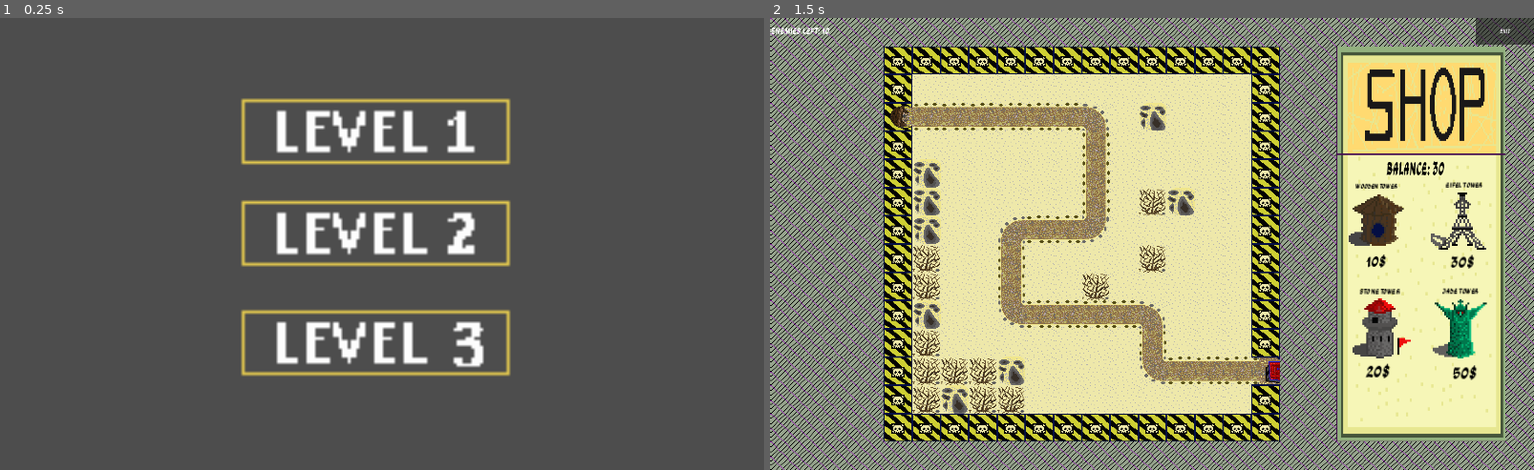
Above: before the commit, frames 1-2 (left to right).
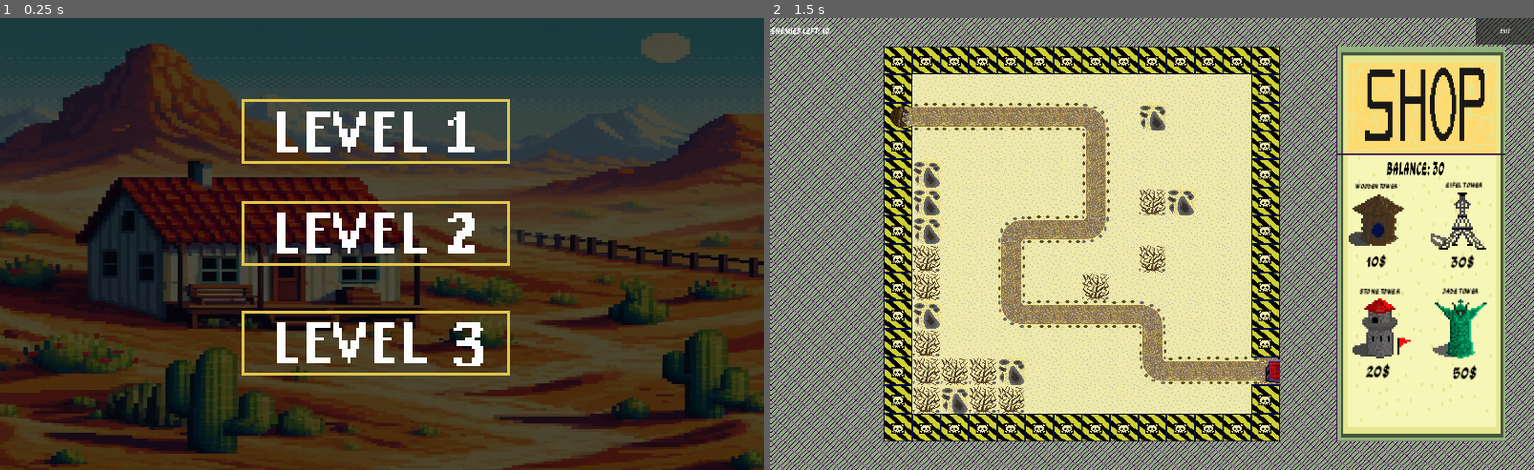
Above: after the commit, the same moments.

Repository: viselogya/FAMCS_TD_GAME_GODOT
Game: Godot game, scene res://Levels_menu.tscn
The game is run twice, just before and just after one commit, with the same random seed, the same clock (stepped at 60 frames per second) and the same inputs. This scene is started directly instead of the project's main scene. Sound files missing from this copy of the repository are replaced by a short silence.
Inputs (mouse positions are in pixels of both pictures, inside the frame that each line leads up to):
- Up to frame 1 (0.25 s): no input
- Up to frame 2 (1.5 s): click (1144, 131) at 0.5 s; tap Enter at 1.25 s; move the mouse to (1320, 221) at 1.27 s; click (1320, 221) at 1.42 s

The runs differ from the first frame. In frame 1, 93% of the frame differs, in the area x 0-100%, y 0-100%; in frame 2, nothing differs.

Commit message:
работающая версия

Diff:
--- a/Levels_menu.tscn
+++ b/Levels_menu.tscn
@@ -13,13 +13,13 @@
 script = ExtResource("1_t8o1s")
 
 [node name="Sprite2D" type="Sprite2D" parent="."]
-visible = false
 material = SubResource("CanvasItemMaterial_iusug")
 position = Vector2(648, 384)
 scale = Vector2(1.26563, 0.75)
 texture = ExtResource("2_7t7yl")
 
 [node name="Sprite2D2" type="Sprite2D" parent="."]
+texture_filter = 5
 position = Vector2(634, 243)
 scale = Vector2(5, 5)
 texture = ExtResource("3_0x5r0")
@@ -32,11 +32,13 @@
 flat = true
 
 [node name="Sprite2D3" type="Sprite2D" parent="."]
+texture_filter = 5
 position = Vector2(634, 416)
 scale = Vector2(5, 5)
 texture = ExtResource("4_cg60e")
 
 [node name="Sprite2D4" type="Sprite2D" parent="."]
+texture_filter = 5
 position = Vector2(634, 602)
 scale = Vector2(5, 5)
 texture = ExtResource("5_4ci3s")
--- /dev/null
+++ b/Towers/jade_tower.gd
@@ -0,0 +1,13 @@
+extends Tower
+
+
+# Called when the node enters the scene tree for the first time.
+func _ready():
+	super._ready()
+
+
+func get_bullet_scene_path():
+	return "res://Towers/wooden_bullet.tscn"
+
+func get_type_of_tower():
+	return "jade_tower"
--- /dev/null
+++ b/Towers/jade_tower.tscn
@@ -0,0 +1,65 @@
+[gd_scene load_steps=8 format=3 uid="uid://cvqt6woaxmgam"]
+
+[ext_resource type="Texture2D" uid="uid://d08psifcqp40y" path="res://Towers/jade_tower/10.png" id="1_dolqd"]
+[ext_resource type="Script" path="res://Towers/jade_tower.gd" id="1_tnr4y"]
+[ext_resource type="Texture2D" uid="uid://d2h8cnj25ric1" path="res://Towers/jade_tower/10.1.png" id="2_7rt8i"]
+[ext_resource type="PackedScene" uid="uid://dkliv62b0lxb" path="res://upgrade_menu.tscn" id="3_c2cjb"]
+
+[sub_resource type="SpriteFrames" id="SpriteFrames_rssqh"]
+animations = [{
+"frames": [{
+"duration": 1.0,
+"texture": ExtResource("1_dolqd")
+}],
+"loop": true,
+"name": &"active",
+"speed": 5.0
+}, {
+"frames": [{
+"duration": 1.0,
+"texture": ExtResource("2_7rt8i")
+}],
+"loop": true,
+"name": &"passive",
+"speed": 5.0
+}]
+
+[sub_resource type="CircleShape2D" id="CircleShape2D_7g18t"]
+radius = 300.0
+
+[sub_resource type="RectangleShape2D" id="RectangleShape2D_xohco"]
+size = Vector2(96, 96)
+
+[node name="jade_tower" type="Node2D"]
+script = ExtResource("1_tnr4y")
+
+[node name="bullet" type="Node2D" parent="."]
+
+[node name="LaserRay" type="RayCast2D" parent="bullet"]
+
+[node name="LaserLine" type="Line2D" parent="bullet"]
+
+[node name="AnimatedSprite2D" type="AnimatedSprite2D" parent="."]
+position = Vector2(48, 48)
+sprite_frames = SubResource("SpriteFrames_rssqh")
+animation = &"passive"
+autoplay = "active"
+
+[node name="visibility_radius" type="Area2D" parent="AnimatedSprite2D"]
+collision_layer = 2
+collision_mask = 4
+
+[node name="CollisionShape2D" type="CollisionShape2D" parent="AnimatedSprite2D/visibility_radius"]
+shape = SubResource("CircleShape2D_7g18t")
+
+[node name="reload_timer" type="Timer" parent="."]
+
+[node name="upgrade_menu" parent="." instance=ExtResource("3_c2cjb")]
+
+[node name="upgrade_menu_button" type="TouchScreenButton" parent="."]
+position = Vector2(48, 48)
+shape = SubResource("RectangleShape2D_xohco")
+
+[connection signal="area_entered" from="AnimatedSprite2D/visibility_radius" to="." method="_on_visibility_radius_area_entered"]
+[connection signal="area_exited" from="AnimatedSprite2D/visibility_radius" to="." method="_on_visibility_radius_area_exited"]
+[connection signal="timeout" from="reload_timer" to="." method="_on_reload_timer_timeout"]
--- a/project.godot
+++ b/project.godot
@@ -23,6 +23,7 @@
 
 window/size/viewport_width=1296
 window/size/viewport_height=768
+window/size/mode=3
 window/stretch/mode="canvas_items"
 
 [input]
--- a/upgrade_menu.gd
+++ b/upgrade_menu.gd
@@ -7,7 +7,6 @@
 	pass # Replace with function body.
 
 
-# Called every frame. 'delta' is the elapsed time since the previous frame.
 func _process(delta):
 	pass
 
